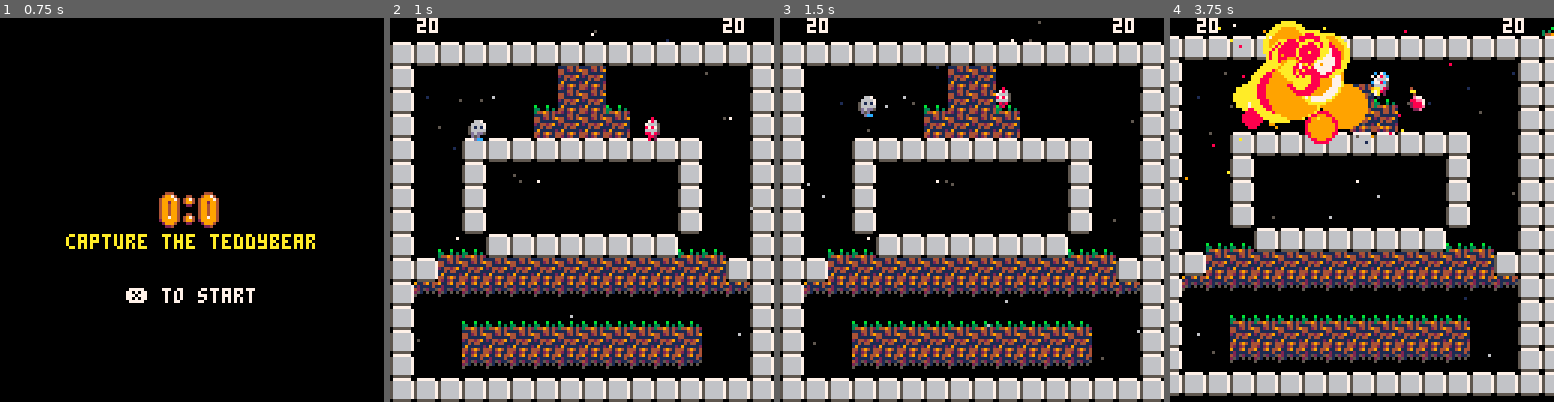
Above: before the commit, frames 1-4 (left to right).
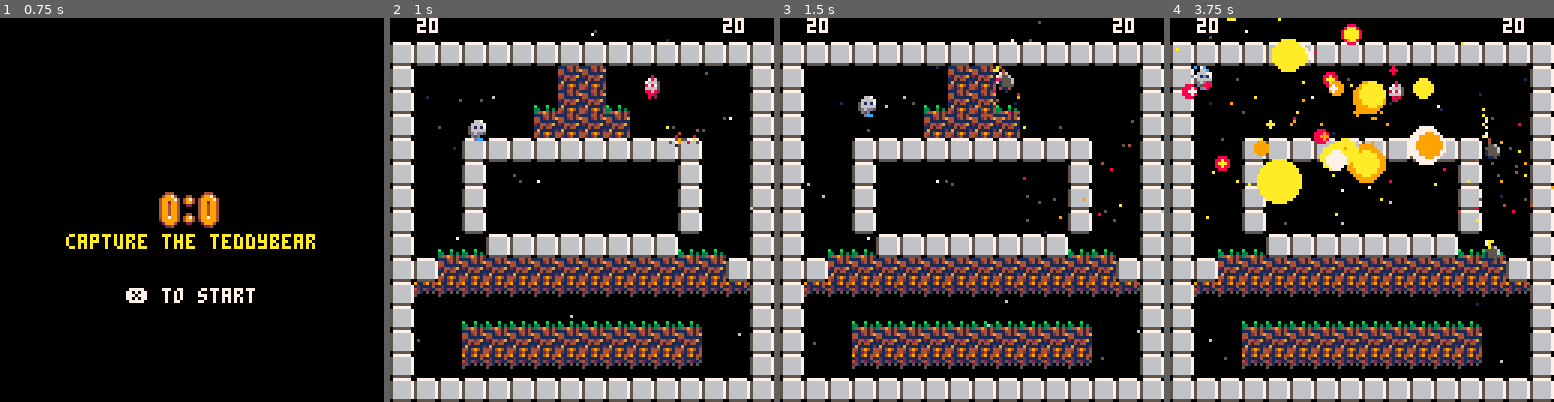
Above: after the commit, the same moments.

Repository: lkingsford/pico8-projects
Game: PICO-8 cartridge plat1.p8
Same seed, same stepped clock (60 frames per second), same inputs: the game is played once before the commit and once after it.
Inputs:
- Up to frame 1 (0.75 s): tap X (X key) at 0.33 s; tap O (Z key) at 0.7 s
- Up to frame 2 (1 s): no input
- Up to frame 3 (1.5 s): tap X (X key) at 1.07 s
- Up to frame 4 (3.75 s): hold Right 1.6-2.1 s; tap O (Z key) every 0.4 s from 1.7 to 3.7 s; tap X (X key) at 1.85, 2.97 s; hold Up 2.15-2.42 s; hold Right 2.47-3.03 s; hold Left 3.08-3.58 s; hold Down from 3.63 s (still down)

Frame 1 is identical in both runs. In frame 2, 0.5% of the frame differs, in the area x 66-83%, y 14-34%; in frame 3, 0.5%; in frame 4, 53%, in the area x 0-100%, y 0-100%.

Commit message:
Slight fix to go_to

Diff:
--- a/plat1.p8
+++ b/plat1.p8
@@ -795,7 +795,7 @@
 	AI_BOMB_FRAME_GAP_MIN = 5
 	AI_NEXT_JUMP_MIN = 5
 	AI_NEXT_JUMP_MAX = 30
-	STUCK_SENSITIVITY = 1
+	STUCK_SENSITIVITY = 5
 end
 
 function highest_goal(goals)
@@ -917,6 +917,9 @@
 	elseif abs(actor.x - go_to.x) < 4 and abs(actor.y - go_to.y) > 8 then
 		-- Probably need to override.
 		-- TODO: Check if jumping into space where it is
+		if below_is_clear(actor, go_to.y) then
+			goto skip_override
+		end
 		-- Check if history is all in same situation
 		for xy in all(actor.history) do
 			if not (abs(actor.x - go_to.x) < 4 and abs(actor.y - go_to.y) > 8) then
@@ -928,7 +931,7 @@
 		actor.go_to_override = {
 			original_go_to = go_to,
 			go_to = run_away_to(go_to),
-			t = rnd(60)+15,
+			t = rnd(60)+15+(actor_distance(actor, get_human(actor)) / 2),
 			bomb = actor.y < go_to.y
 		}
 	end
@@ -1006,6 +1009,17 @@
 	local d = 8 * sgn(x2 - actor.x)
 	for ix = actor.x + d, x2, d do
 		if check_collide(ix, actor.y) then
+			return false
+		end
+	end
+	return true
+end
+
+function below_is_clear(actor, y2)
+	if y2 < actor.y then return false end
+	local d = 8
+	for iy = actor.y + d, y2, d do
+		if check_collide(actor.x, iy) then
 			return false
 		end
 	end
@@ -1045,11 +1059,18 @@
 	-- TODO: Make this check
 	local d = actor_distance(actor, get_human(actor))
 
+	-- Drop if below
+	if abs(actor.x - get_human(actor).x) < 6 then
+		if below_is_clear(actor, get_human(actor).y) then
+			return 2
+		end
+	end
+
 	-- Very basic drop or throw. Doesn't take into account walls.
 	-- Doesn't take into account arc.
 	if d < 24 then
 		return 2
-	elseif d > 40 and d < 80 then
+	elseif d < 80 then
 		return 1
 	end
 end
Not shown, changed: carts/plat1.p8.png
